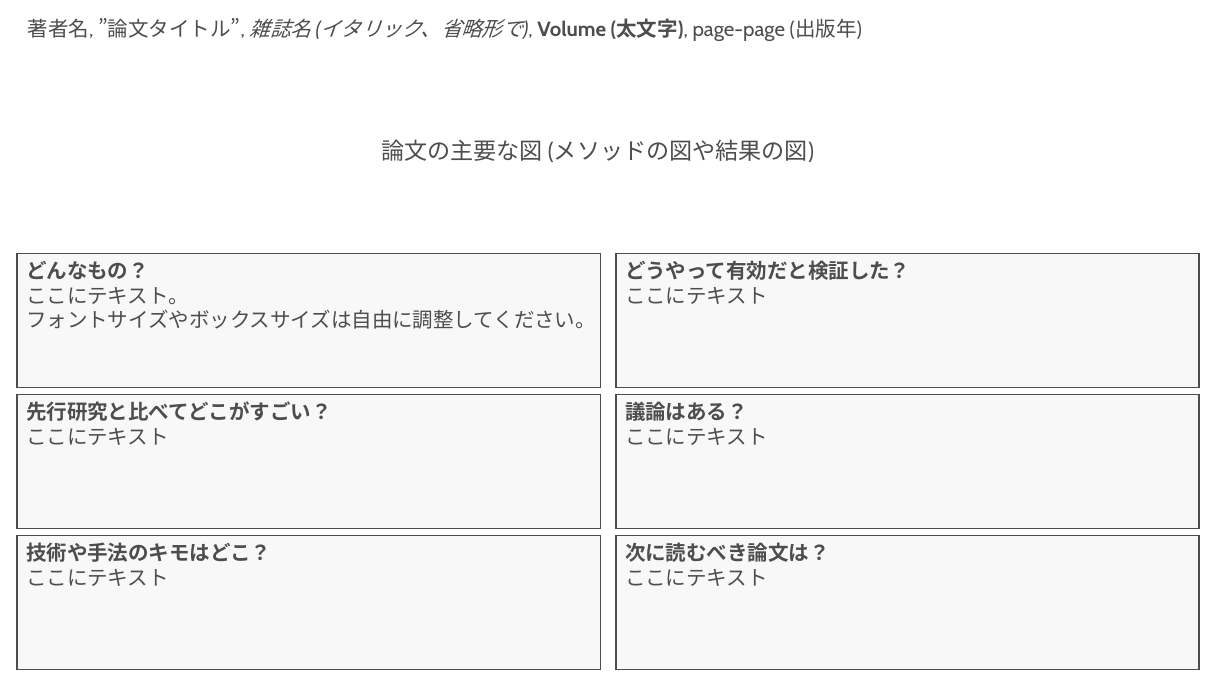
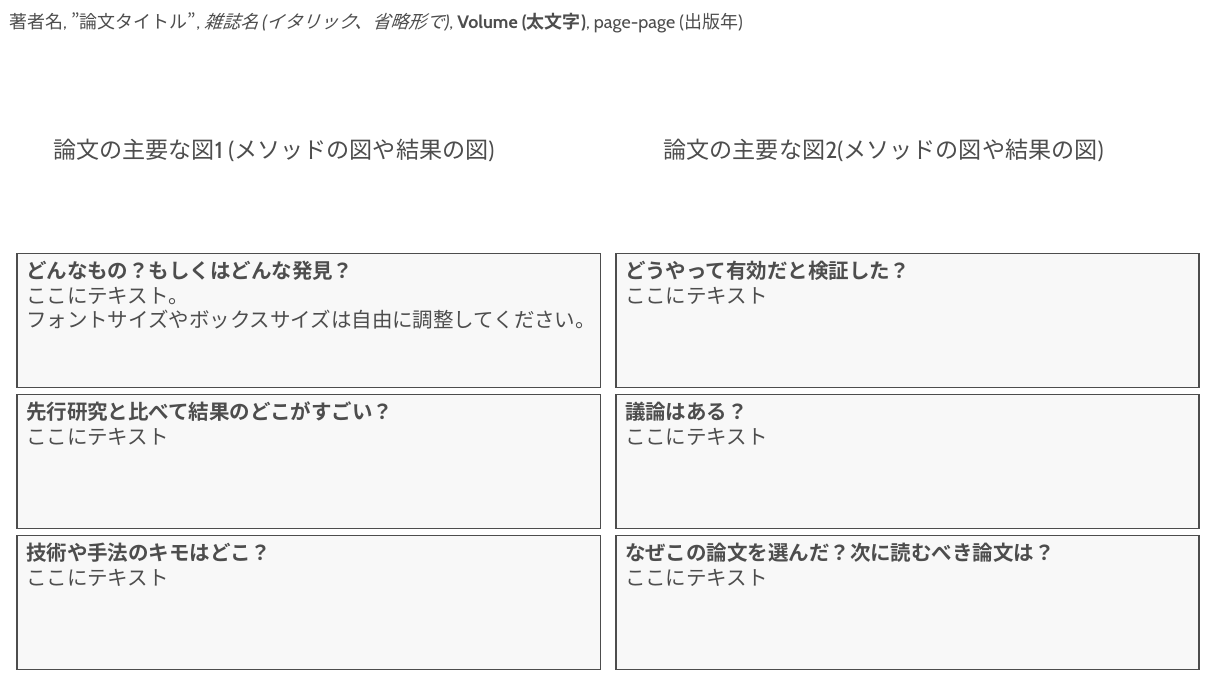
Before and after one commit to matsunagalab/marp, a slide deck: slide 1 of 論文紹介テンプレート_ダイジェスト版.pptx. Drawn at 1232x693 pixels with LibreOffice and Linux fonts; fonts in the diff are those of the drawing. Boxes give left, top, right and bottom in pixels: in the first picture for what was removed or moved away, otherwise in the second. Text is boxed around its words. In the diff, an @@ line names an element or a change of style, - is before the commit and + after.

```diff
--- a/論文紹介テンプレート_ダイジェスト版.pptx
+++ b/論文紹介テンプレート_ダイジェスト版.pptx
@@ text "著者名, ”論文タイトル”, 雑誌名 (イタリック、省略形で), Volume ...": place and size @@
-text "著者名, ”論文タイトル”, 雑誌名 (イタリック、省略形で), Volume ..." at [28, 18, 862, 41]
+text "著者名, ”論文タイトル”, 雑誌名 (イタリック、省略形で), Volume ..." at [9, 12, 743, 33]
@@ text "著者名, ”論文タイトル”, 雑誌名 (イタリック、省略形で), Volume ..." at [9, 12, 743, 33]: size 16 to 14 pt @@
@@ text at [53, 138, 494, 161]: text changed @@
-論文の主要な図 (メソッドの図や結果の図)
+論文の主要な図1 (メソッドの図や結果の図)
@@ text added at [664, 138, 1104, 161], 18 pt, text #4D4D4D @@
+論文の主要な図2(メソッドの図や結果の図)
@@ text in rectangle at [26, 261, 353, 280]: text changed @@
-どんなもの？
+どんなもの？もしくはどんな発見？
@@ text in rectangle at [26, 401, 393, 421]: text changed @@
-先行研究と比べてどこがすごい？
+先行研究と比べて結果のどこがすごい？
@@ text in rectangle at [625, 542, 1055, 562]: text changed @@
-次に読むべき論文は？
+なぜこの論文を選んだ？次に読むべき論文は？
```
Also in this commit, not shown: 1 other file.
